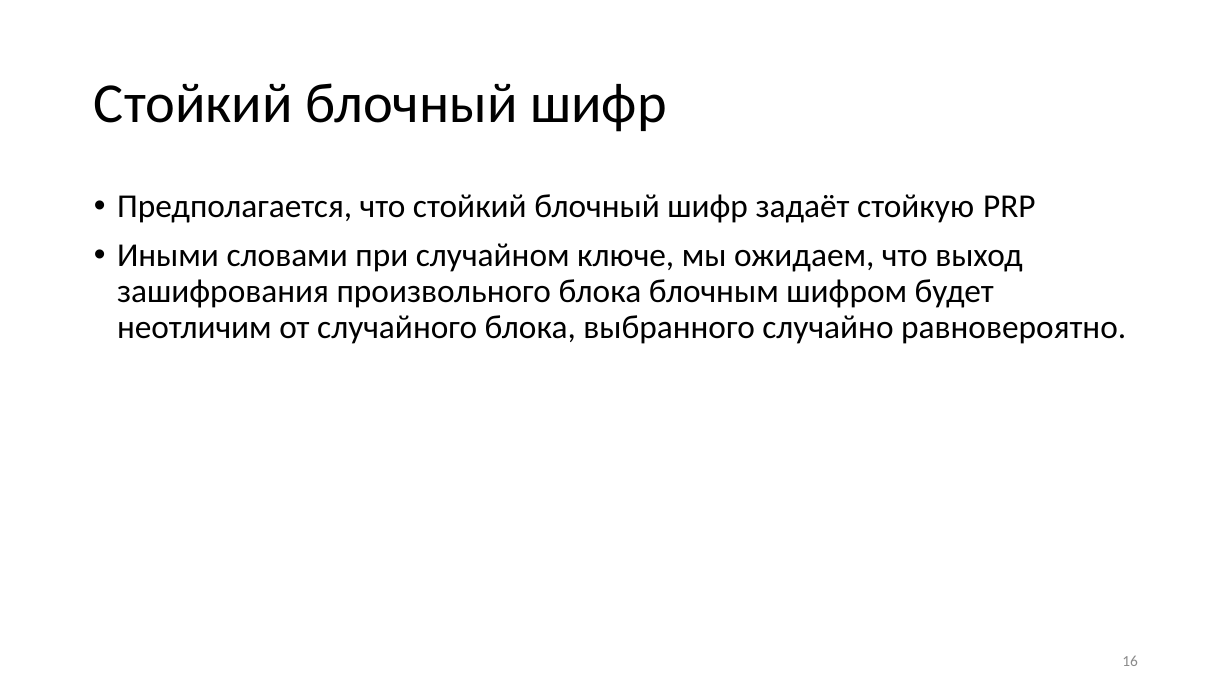
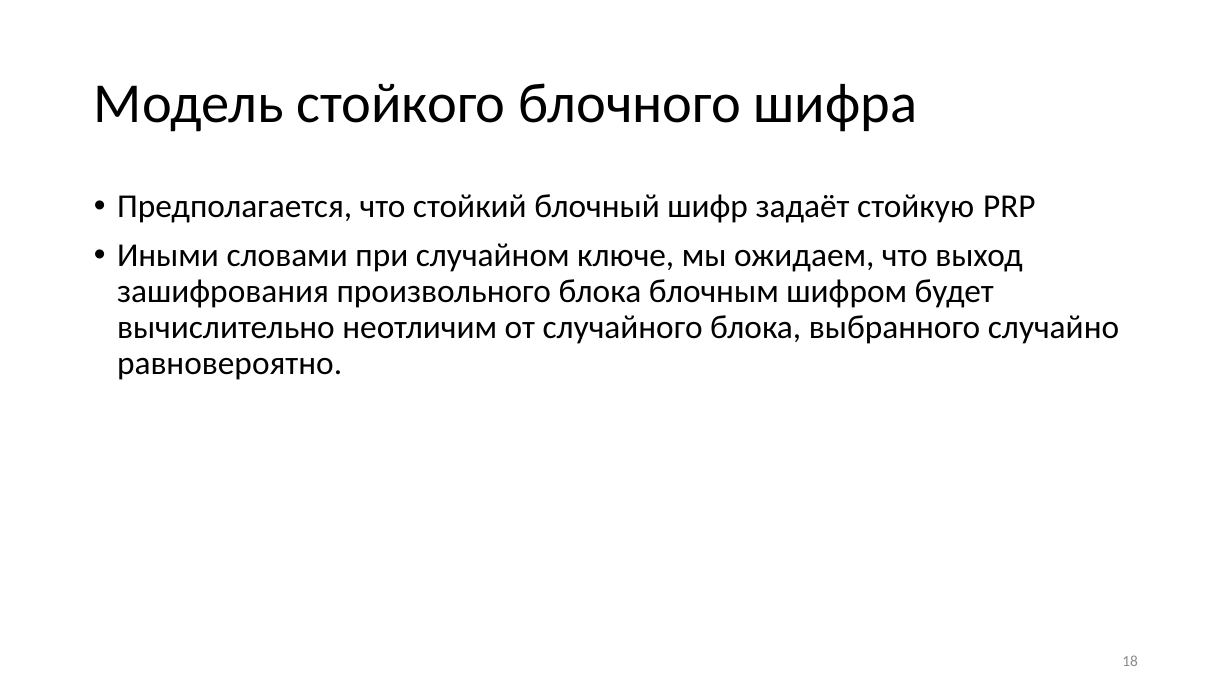
Before and after one commit to CryptoCourse/CryptoLectures, a slide deck: slide 18 of Lectures/BlockCiphersLite.pptx (slide 16 before the commit). Drawn at 1232x693 pixels with LibreOffice and Linux fonts; fonts in the diff are those of the drawing. Boxes give left, top, right and bottom in pixels: in the first picture for what was removed or moved away, otherwise in the second. Text is boxed around its words. In the diff, an @@ line names an element or a change of style, - is before the commit and + after.

```diff
--- a/Lectures/BlockCiphersLite.pptx
+++ b/Lectures/BlockCiphersLite.pptx
@@ title at <box>94,83,918,132</box>: text changed @@
-Стойкий блочный шифр
+Модель стойкого блочного шифра
@@ text at <box>117,243,1119,380</box>: text changed @@
-• Иными словами при случайном ключе, мы ожидаем, что выход зашифрования произвольного блока блочным шифром будет неотличим от случайного блока, выбранного случайно равновероятно.
+• Иными словами при случайном ключе, мы ожидаем, что выход зашифрования произвольного блока блочным шифром будет вычислительно неотличим от случайного блока, выбранного случайно равновероятно.
@@ page number at <box>1122,655,1138,666</box>: text changed @@
-16
+18
```
Also in this commit, not shown: 2 other slides changed, 2 slides added, 3 other files.
